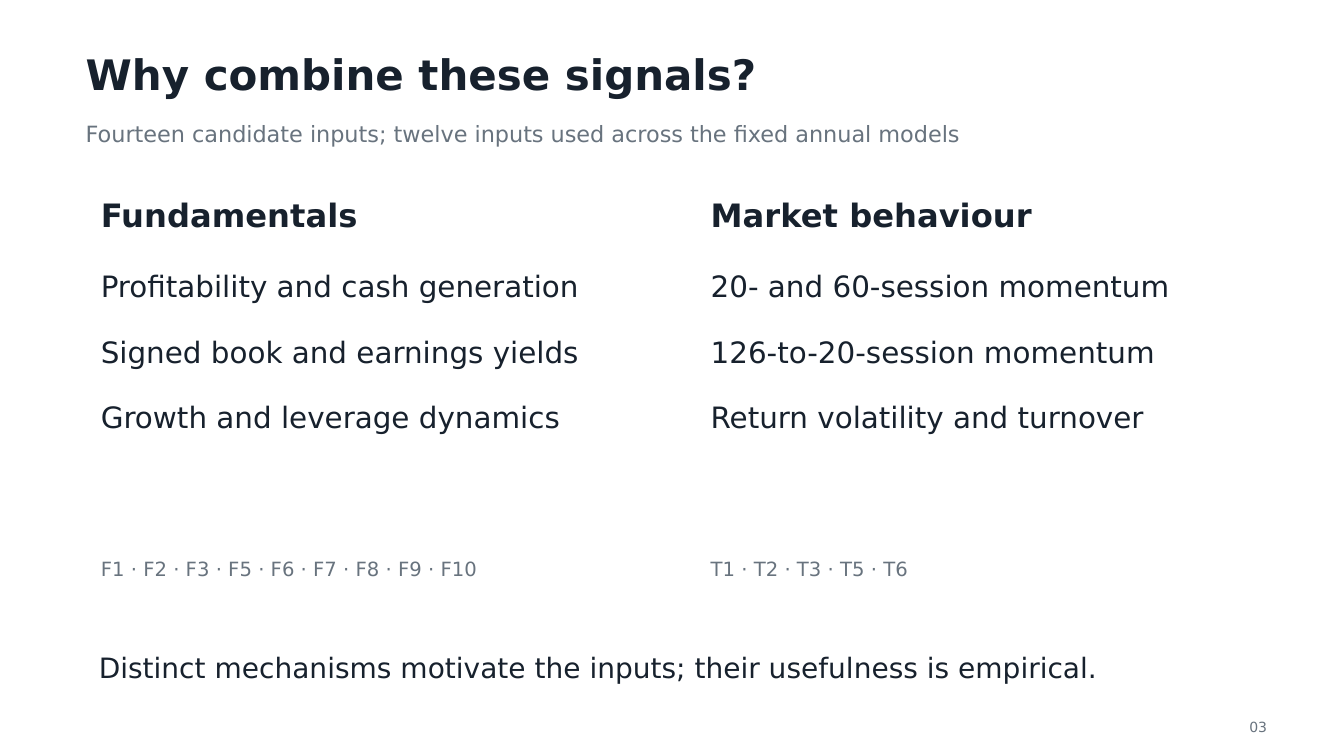
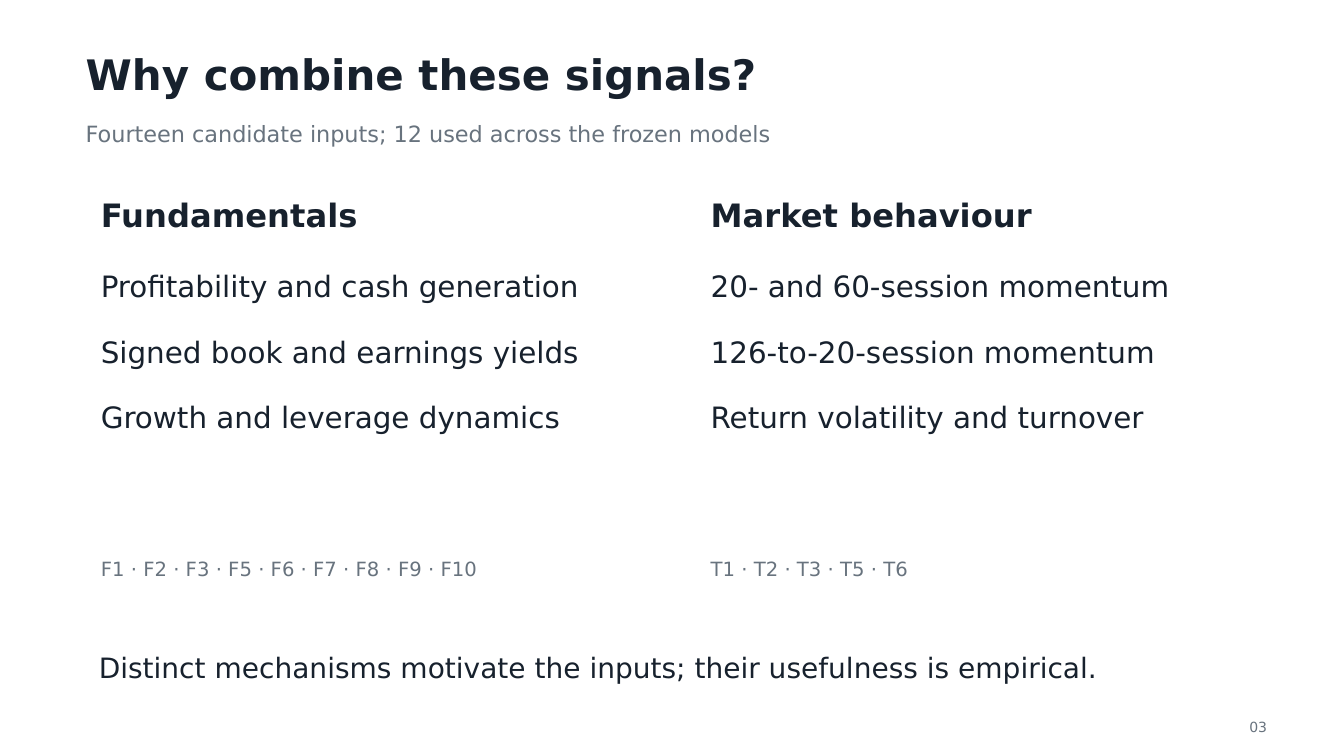
Before and after one commit to smallwhite1909/Investment-Group9, a slide deck: slide 3 of Presentation_Group9.pptx. Drawn at 1344x756 pixels with LibreOffice and Linux fonts; fonts in the diff are those of the drawing. Boxes give left, top, right and bottom in pixels: in the first picture for what was removed or moved away, otherwise in the second. Text is boxed around its words. In the diff, an @@ line names an element or a change of style, - is before the commit and + after.

```diff
--- a/Presentation_Group9.pptx
+++ b/Presentation_Group9.pptx
@@ text at [86, 125, 770, 147]: text changed @@
-Fourteen candidate inputs; twelve inputs used across the fixed annual models
+Fourteen candidate inputs; 12 used across the frozen models
```
Also in this commit, not shown: 4 other slides changed, 7 other files.
